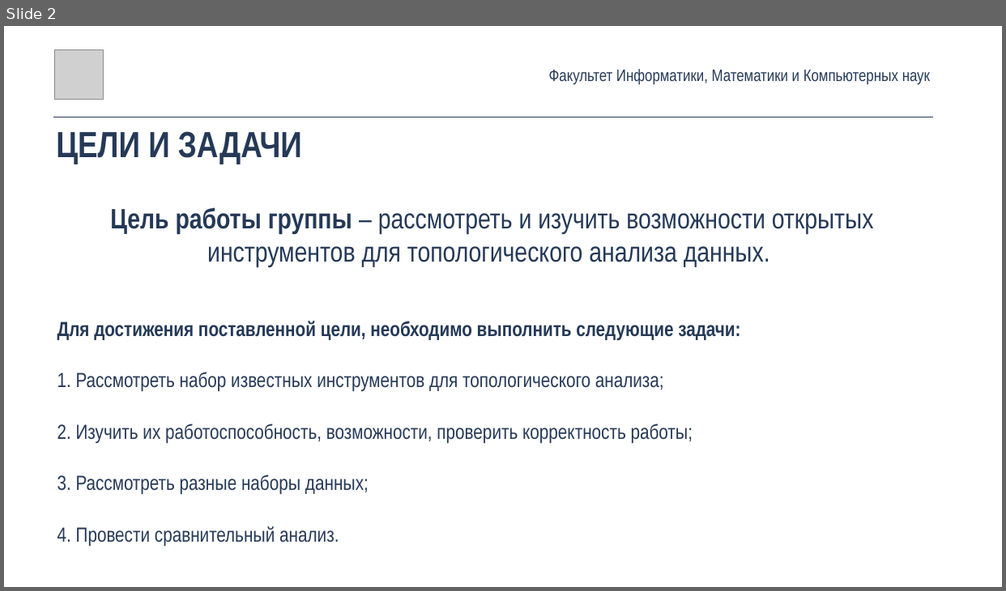
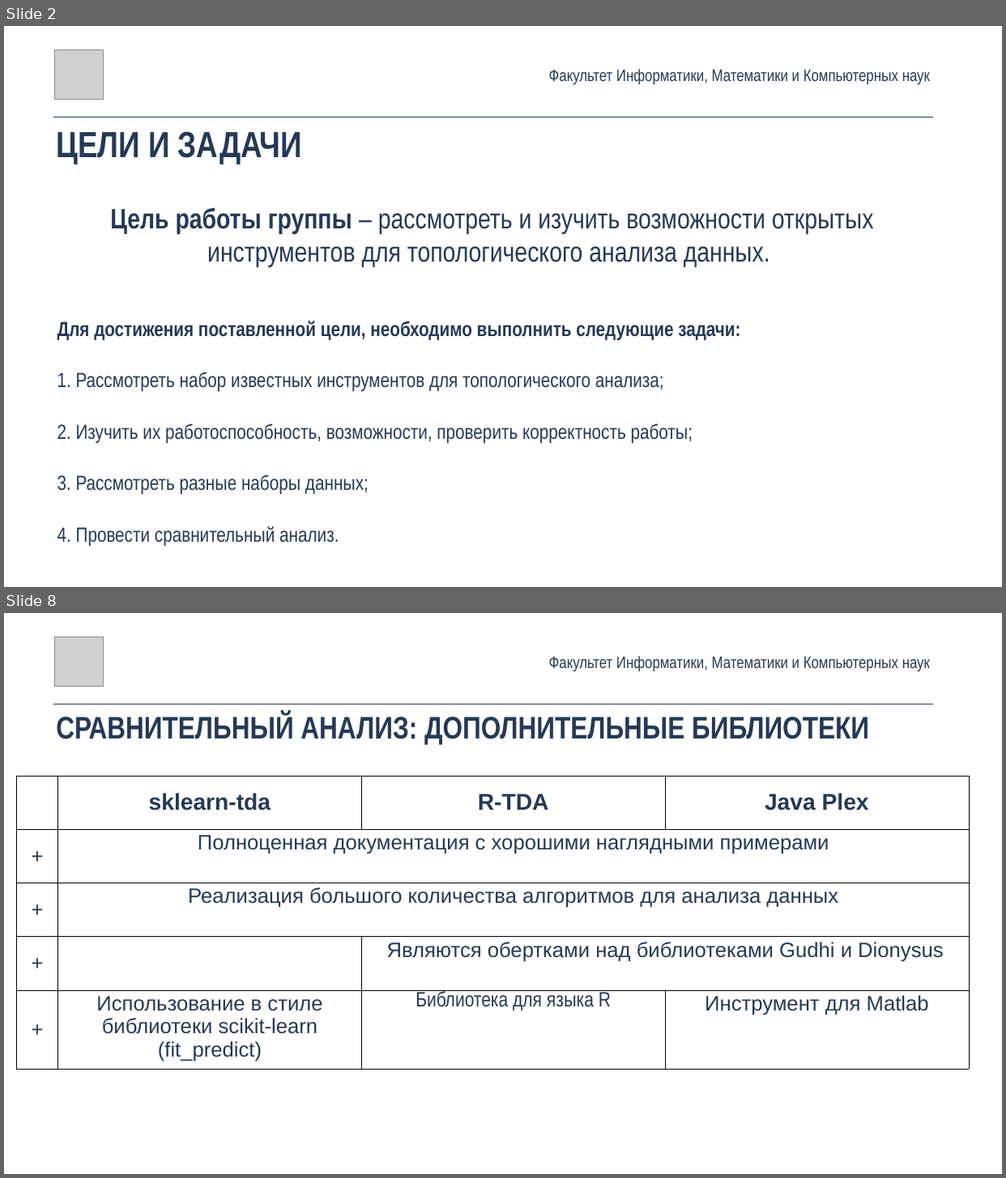
Before and after one commit to maksimovVva/hse-tda, a slide deck: survey.pptx. Shown one above the other, each under a label of ours: slide 2 before the commit, slides 2 and 8 after it; the slides between them are not shown. The pictures are 1006x591 and 1006x1178 pixels, drawn with LibreOffice and Linux fonts; fonts in the diff are those of the drawing; grey boxes stand for pictures. Boxes give left, top, right and bottom in pixels: in the first picture for what was removed or moved away, otherwise in the second. Text is boxed around its words. In the diff, an @@ line names an element or a change of style, - is before the commit and + after.

```diff
--- a/survey.pptx
+++ b/survey.pptx
@@ slide 8 added at box(4, 613, 1002, 1174), background #FFFFFF @@
@@ picture added at box(54, 637, 103, 686) @@
@@ text added at box(549, 656, 930, 672), 32 pt, text #253957 @@
+Факультет Информатики, Математики и Компьютерных наук
@@ line added from (53, 704) to (933, 704), #253957 1 pt @@
@@ text added at box(56, 713, 869, 745), 60 pt, text #253957, bold @@
+СРАВНИТЕЛЬНЫЙ АНАЛИЗ: ДОПОЛНИТЕЛЬНЫЕ БИБЛИОТЕКИ
@@ table added at box(17, 776, 968, 1065), 5 rows, 4 columns @@
+ | sklearn-tda | R-TDA | Java Plex
++ | Полноценная документация с хорошими наглядными примерами |  | 
++ | Реализация большого количества алгоритмов для анализа данных |  | 
++ |  | Являются обертками над библиотеками Gudhi и Dionysus | 
++ | Использование в стиле библиотеки scikit-learn (fit_predict) | Библиотека для языка R | Инструмент для Matlab
```
Also in this commit, not shown: 4 slides changed, 5 other slides added, 8 slides removed, 33 other files.
